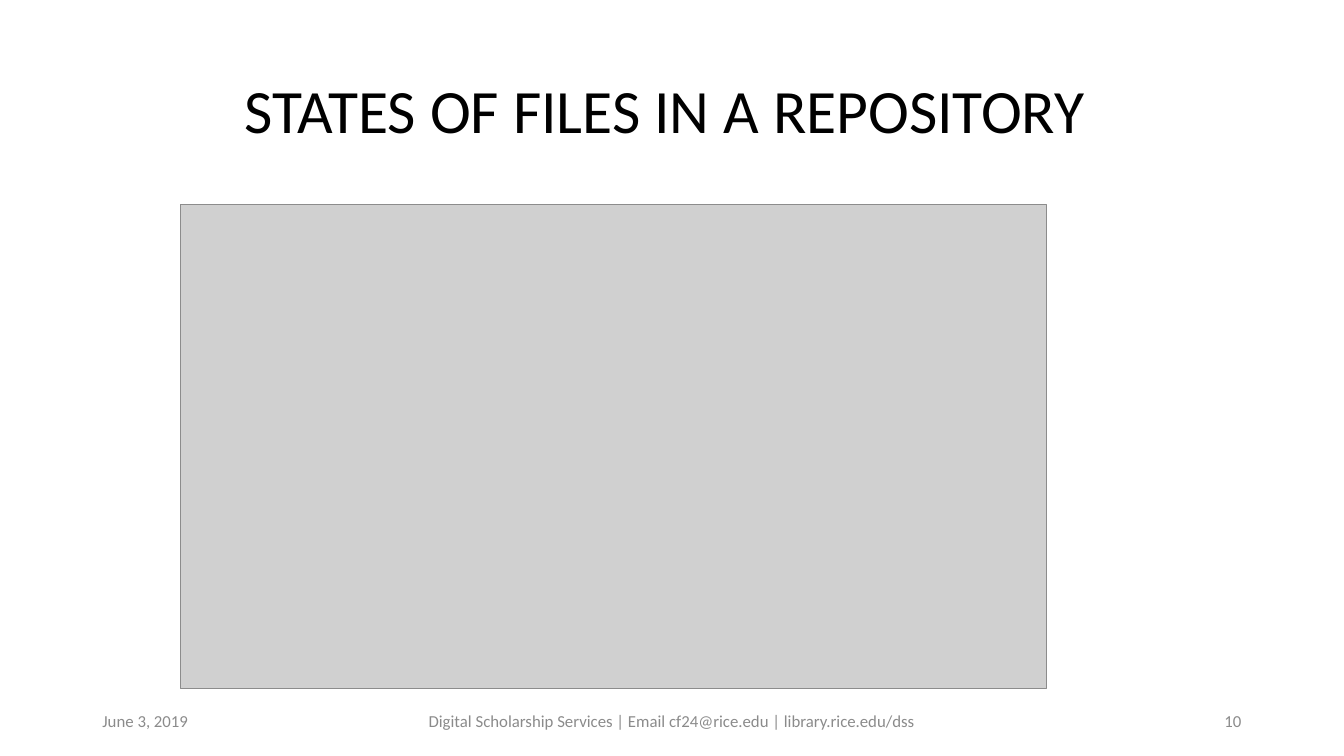
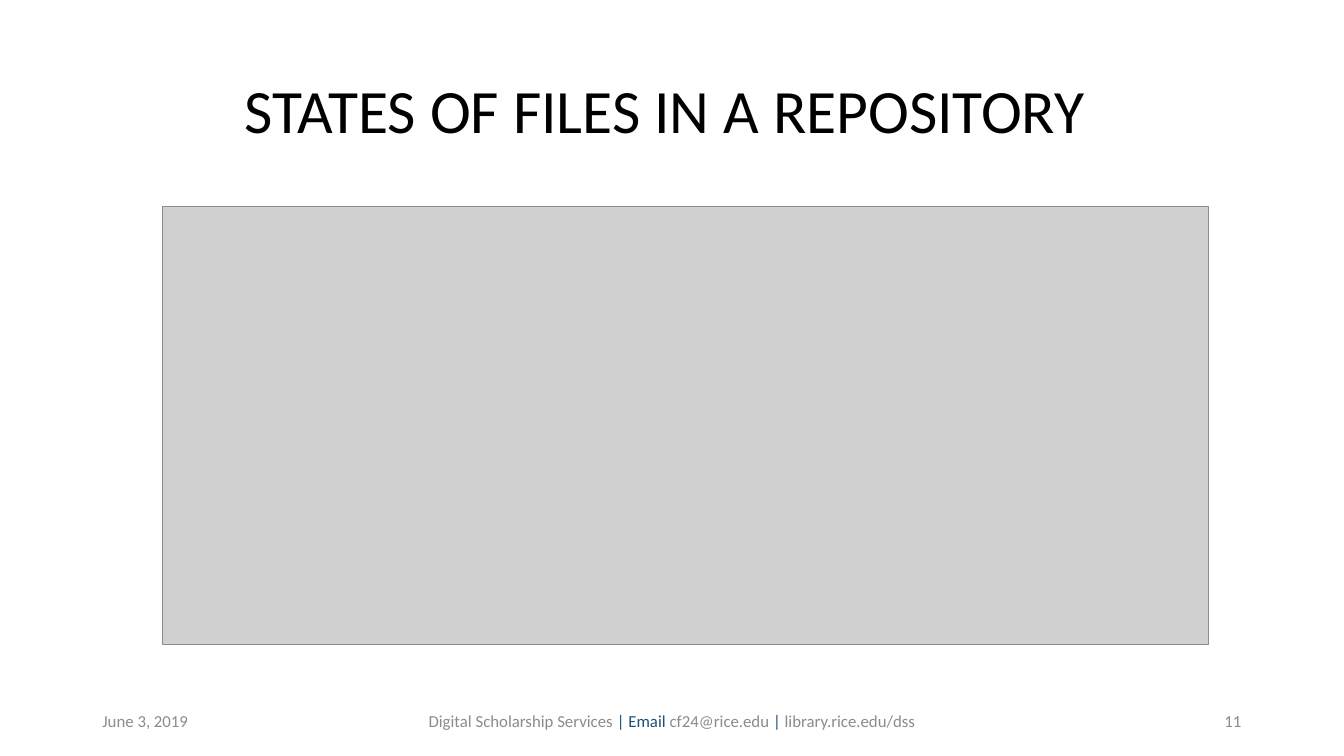
Before and after one commit to bakitybacon/rice-data-and-donuts, a slide deck: slide 11 of github/Introduction to Git & Github.pptx (slide 10 before the commit). Drawn at 1344x756 pixels with LibreOffice and Linux fonts; fonts in the diff are those of the drawing; grey boxes stand for pictures; background and template pictures are left out. Boxes give left, top, right and bottom in pixels: in the first picture for what was removed or moved away, otherwise in the second. Text is boxed around its words. In the diff, an @@ line names an element or a change of style, - is before the commit and + after.

```diff
--- a/github/Introduction to Git & Github.pptx
+++ b/github/Introduction to Git & Github.pptx
@@ picture resized from (x1=180, y1=205, x2=1047, y2=689) to (x1=162, y1=207, x2=1209, y2=644) @@
@@ text "Digital Scholarship Services | Email ..." at (x1=429, y1=715, x2=915, y2=730): text colour #8C8C8C to #1F4E79 in "| Email |" @@
@@ page number at (x1=1224, y1=716, x2=1241, y2=727): text changed @@
-10
+11
```
Also in this commit, not shown: 8 other slides changed, 19 slides added.
